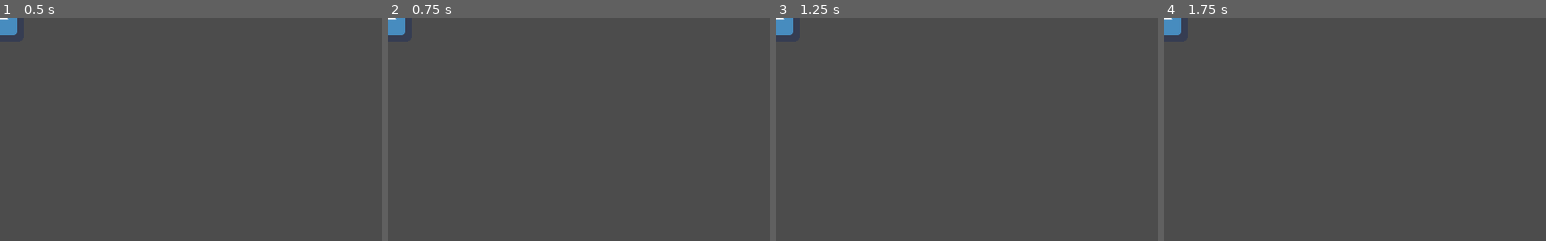
Above: before the commit, frames 1-4 (left to right).
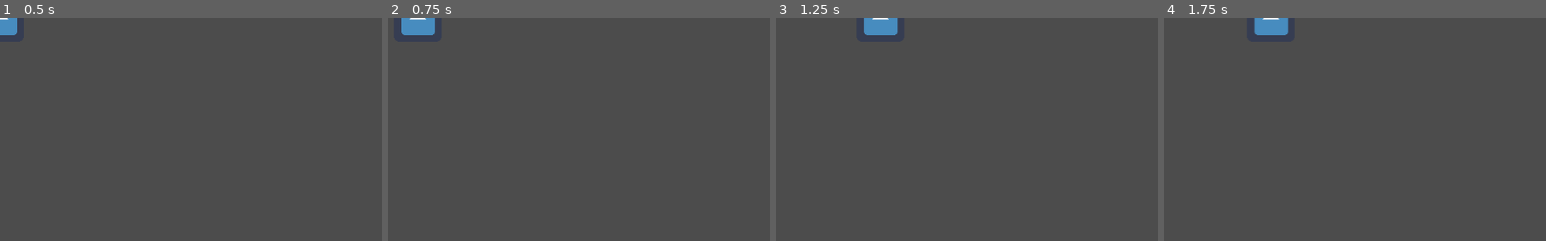
Above: after the commit, the same moments.

Repository: Cartogy/PuzzleGame
Game: Godot game, scene res://Project/TestingGround/TestMovement.tscn
Same seed, same stepped clock (60 frames per second), same inputs: the game is played once before the commit and once after it. The project has no main scene, so this scene is started directly. The engine's default icon, where the game draws it, is replaced by a stand-in: a white triangle on a blue panel in a dark square.
Inputs (mouse positions are % of the whole screen's width and height, from its top left):
- Up to frame 1 (0.5 s): no input
- Up to frame 2 (0.75 s): tap Enter at 0.5 s; move the mouse to (72, 45) at 0.52 s; hold Right (ui_right) from 0.53 s (still down); click (72, 45) at 0.67 s
- Up to frame 3 (1.25 s): keep holding Right (ui_right)
- Up to frame 4 (1.75 s): release Right (ui_right) at 1.25 s; drag from (30, 55) to (45, 70) at 1.27 s
The pictures show only the part of the screen within x 0-50%, y 0-50%; the shares and areas given below are measured in that part.

Frame 1 is identical in both runs. In frame 2, 0.9% of the frame differs, in the area x 0-13%, y 0-8%; in frame 3, 1.0%; in frame 4, 1.0%, in the area x 0-33%, y 0-8%.

Commit message:
Added Input for direction

Diff:
--- /dev/null
+++ b/Project/Classes/DirectionInput/direction_input.gd
@@ -0,0 +1,19 @@
+extends Node
+
+# Responsible for managing input during the physics process.
+# Meant to be used by Bodies that require input during the physics process function.
+
+class_name DirectionInput
+
+func get_input() -> Vector2:
+	var direction = Vector2(0,0)
+	if Input.is_action_pressed("ui_up"):
+		direction += Vector2(0,-1)
+	if Input.is_action_pressed("ui_down"):
+		direction += Vector2(0,1)
+	if Input.is_action_pressed("ui_right"):
+		direction += Vector2(1,0)
+	if Input.is_action_pressed("ui_left"):
+		direction += Vector2(-1,0)
+
+	return direction.normalized()
--- /dev/null
+++ b/Project/Classes/MovingBody/MovingBody.tscn
@@ -0,0 +1,6 @@
+[gd_scene load_steps=2 format=2]
+
+[ext_resource path="res://Project/Classes/MovingBody/moving_body.gd" type="Script" id=1]
+
+[node name="KinematicBody2D" type="KinematicBody2D"]
+script = ExtResource( 1 )
--- /dev/null
+++ b/Project/Classes/MovingBody/moving_body.gd
@@ -0,0 +1,14 @@
+extends KinematicBody2D
+
+var movement : VectorMovement
+var direction_input : DirectionInput
+
+func _ready():
+	movement = get_node("VectorMovement")
+	direction_input = get_node("DirectionInput")
+
+func _physics_process(delta):
+	var direction = direction_input.get_input()
+	movement.update_forward(direction)
+
+	move_and_slide(movement.forward * 200, Vector2(0,0))
--- a/Project/TestingGround/TestMovement.tscn
+++ b/Project/TestingGround/TestMovement.tscn
@@ -1,8 +1,9 @@
-[gd_scene load_steps=4 format=2]
+[gd_scene load_steps=5 format=2]
 
 [ext_resource path="res://icon.png" type="Texture" id=1]
-[ext_resource path="res://Project/Classes/VectorMovement/VectorMovement.tscn" type="PackedScene" id=2]
-[ext_resource path="res://Project/TestingGround/movement_test.gd" type="Script" id=3]
+[ext_resource path="res://Project/Classes/VectorMovement/VectorMove.tscn" type="PackedScene" id=2]
+[ext_resource path="res://Project/Classes/MovingBody/moving_body.gd" type="Script" id=3]
+[ext_resource path="res://Project/Classes/DirectionInput/direction_input.gd" type="Script" id=4]
 
 [node name="KinematicBody2D" type="KinematicBody2D"]
 script = ExtResource( 3 )
@@ -11,3 +12,6 @@
 texture = ExtResource( 1 )
 
 [node name="VectorMovement" parent="." instance=ExtResource( 2 )]
+
+[node name="DirectionInput" type="Node" parent="."]
+script = ExtResource( 4 )
--- a/Project/TestingGround/movement_test.gd
+++ b/Project/TestingGround/movement_test.gd
@@ -6,11 +6,6 @@
 func _ready():
 	pass # Replace with function body.
 
-
-# Called every frame. 'delta' is the elapsed time since the previous frame.
-#func _process(delta):
-#	pass
-
 func _physics_process(delta):
 	if Input.is_action_pressed("ui_down"):
 		movement.update_forward(Vector2(0,1))
--- a/project.godot
+++ b/project.godot
@@ -10,11 +10,17 @@
 
 _global_script_classes=[ {
 "base": "Node",
+"class": "DirectionInput",
+"language": "GDScript",
+"path": "res://Project/Classes/DirectionInput/direction_input.gd"
+}, {
+"base": "Node",
 "class": "VectorMovement",
 "language": "GDScript",
 "path": "res://Project/Classes/VectorMovement/vector_movement.gd"
 } ]
 _global_script_class_icons={
+"DirectionInput": "",
 "VectorMovement": ""
 }
 
--- /dev/null
+++ b/test/unit/DirectionInput/test_direction_input.gd
@@ -0,0 +1,35 @@
+extends "res://addons/gut/test.gd"
+
+var DInput = load("res://Project/Classes/DirectionInput/direction_input.gd")
+
+func test_direction_input_down():
+	var d_input = DInput.new()
+	Input.action_press("ui_down")
+	var value = d_input.get_input()
+	var expected = Vector2(0, -1)
+
+	assert_eq(value, expected)
+
+func test_direction_input_up():
+	var d_input = DInput.new()
+	Input.action_press("ui_up")
+	var value = d_input.get_input()
+	var expected = Vector2(0, 1)
+
+	assert_eq(value, expected)
+
+func test_direction_input_right():
+	var d_input = DInput.new()
+	Input.action_press("ui_right")
+	var value = d_input.get_input()
+	var expected = Vector2(1,0)
+
+	assert_eq(value, expected)
+
+func test_direction_input_left():
+	var d_input = DInput.new()
+	Input.action_press("ui_left")
+	var value = d_input.get_input()
+	var expected = Vector2(-1,0)
+
+	assert_eq(value, expected)
--- a/test/unit/VectorMovement/test_vector_movement.gd
+++ b/test/unit/VectorMovement/test_vector_movement.gd
@@ -1,6 +1,6 @@
 extends "res://addons/gut/test.gd"
 
-var VMovement = load("res://Project/Classes/VectorMovement.tscn")
+var VMovement = load("res://Project/Classes/VectorMove.tscn")
 
 func test_forward_interpolation():
 	var vector_movement = VMovement.Instance()
Renamed: Project/Classes/VectorMovement/VectorMovement.tscn -> Project/Classes/VectorMovement/VectorMove.tscn
